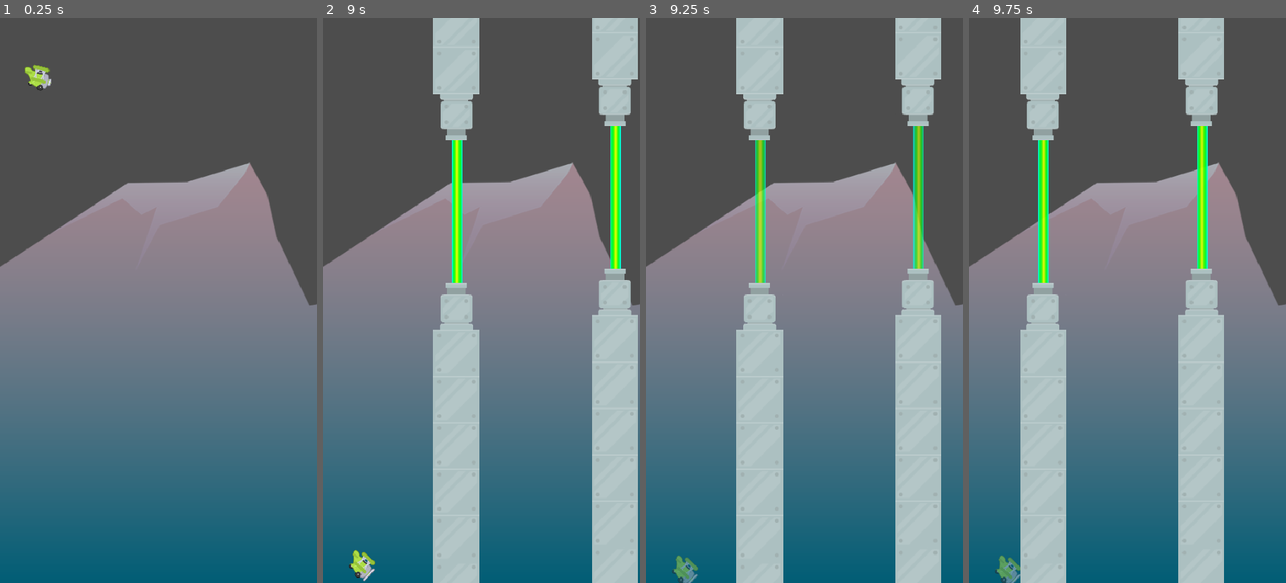
Above: before the commit, frames 1-4 (left to right).
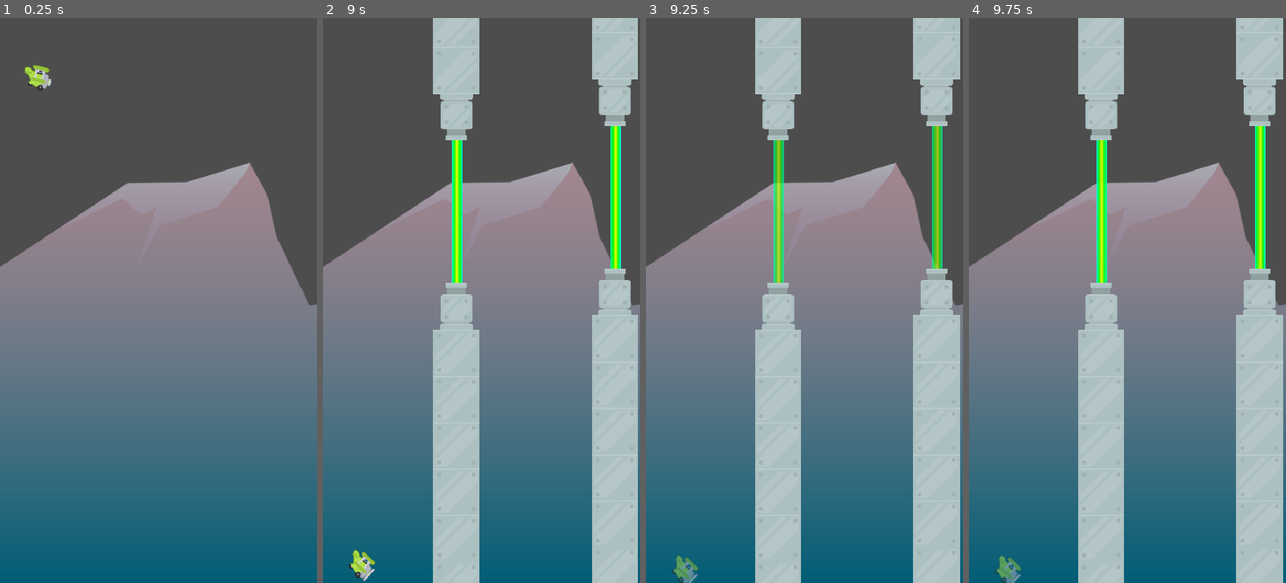
Above: after the commit, the same moments.

Repository: ligarius20fps/kurs-godot
Game: Godot game, scene res://Scenes/Game/Game.tscn
The game is run twice, just before and just after one commit, with the same random seed, the same clock (stepped at 60 frames per second) and the same inputs.
Inputs:
- Up to frame 1 (0.25 s): no input
- Up to frame 2 (9 s): tap Space (jump) at 0.77, 1.52, 3.02, 3.77, 4.52, 6.02, 6.77, 7.52 s
- Up to frame 3 (9.25 s): tap Space (jump) at 9.02 s
- Up to frame 4 (9.75 s): no input

Frames 1-2 are identical in both runs. In frame 3, 21% of the frame differs, in the area x 28-100%, y 0-100%; in frame 4, 43%, in the area x 16-100%, y 0-100%.

Commit message:
dźwięki

Diff:
--- a/tappy/Scenes/Game/Game.gd
+++ b/tappy/Scenes/Game/Game.gd
@@ -11,6 +11,9 @@
 @onready var pipes_holder: Node = $PipesHolder
 
 @onready var spawn_timer: Timer = $SpawnTimer
+#dźwięki
+@onready var game_over: AudioStreamPlayer = $GameOver
+
 
 # Called when the node enters the scene tree for the first time.
 func _ready() -> void:
@@ -34,3 +37,5 @@
 
 func freeze_all():
 	spawn_timer.stop()
+	get_tree().paused = true
+	game_over.play()
--- a/tappy/Scenes/Game/Game.tscn
+++ b/tappy/Scenes/Game/Game.tscn
@@ -1,9 +1,10 @@
-[gd_scene load_steps=5 format=3 uid="uid://cmvi8rt67bmrw"]
+[gd_scene load_steps=6 format=3 uid="uid://cmvi8rt67bmrw"]
 
 [ext_resource type="Texture2D" uid="uid://cxphm8tabphia" path="res://Assets/background/rocks_1.png" id="1_rdw05"]
 [ext_resource type="Script" uid="uid://dbqwyiyqccuoc" path="res://Scenes/Game/Game.gd" id="1_y3kpf"]
 [ext_resource type="PackedScene" uid="uid://c35thc8oy4kmx" path="res://Scenes/TappyPlane/TappyPlane.tscn" id="2_gwu2e"]
 [ext_resource type="PackedScene" uid="uid://bles33wu866yv" path="res://Scenes/Barrier/Barrier.tscn" id="3_xbxml"]
+[ext_resource type="AudioStream" uid="uid://wjnyhwhbyrd" path="res://Assets/audio/game_over.wav" id="5_y3kpf"]
 
 [node name="Game" type="Node"]
 script = ExtResource("1_y3kpf")
@@ -32,4 +33,7 @@
 wait_time = 2.0
 autostart = true
 
+[node name="GameOver" type="AudioStreamPlayer" parent="."]
+stream = ExtResource("5_y3kpf")
+
 [connection signal="timeout" from="SpawnTimer" to="." method="spawn_pipe"]
--- a/tappy/Scenes/Laser/Laser.tscn
+++ b/tappy/Scenes/Laser/Laser.tscn
@@ -43,6 +43,7 @@
 }
 
 [node name="Laser" type="Area2D"]
+process_mode = 3
 
 [node name="Laser2" type="Sprite2D" parent="."]
 scale = Vector2(1, 9)
--- a/tappy/Scenes/TappyPlane/TappyPlane.gd
+++ b/tappy/Scenes/TappyPlane/TappyPlane.gd
@@ -1,5 +1,7 @@
 class_name TappyPlane
 extends CharacterBody2D
+
+@onready var engine_sound: AudioStreamPlayer = $EngineSound
 
 signal plane_died
 
@@ -28,6 +30,8 @@
 	animated_sprite_2d.pause()
 	# fizyka się stopuje
 	set_physics_process(false)
+	# silnik przestaje warkotać
+	engine_sound.stop()
 	# nie żyje
 	alive = false
 	emit_signal("plane_died")
--- a/tappy/Scenes/TappyPlane/TappyPlane.tscn
+++ b/tappy/Scenes/TappyPlane/TappyPlane.tscn
@@ -1,7 +1,8 @@
-[gd_scene load_steps=8 format=3 uid="uid://c35thc8oy4kmx"]
+[gd_scene load_steps=9 format=3 uid="uid://c35thc8oy4kmx"]
 
 [ext_resource type="Texture2D" uid="uid://bk1weshdrxkh8" path="res://Assets/plane/planes_sheet.png" id="1_8tt1i"]
 [ext_resource type="Script" uid="uid://7bt0ps04c3ut" path="res://Scenes/TappyPlane/TappyPlane.gd" id="1_8wjqg"]
+[ext_resource type="AudioStream" uid="uid://dr4o5p8h56wd" path="res://Assets/audio/engine.mp3" id="3_kv6wn"]
 
 [sub_resource type="AtlasTexture" id="AtlasTexture_8tt1i"]
 atlas = ExtResource("1_8tt1i")
@@ -49,3 +50,9 @@
 [node name="CollisionShape2D" type="CollisionShape2D" parent="."]
 position = Vector2(3, 0)
 shape = SubResource("CircleShape2D_8tt1i")
+
+[node name="EngineSound" type="AudioStreamPlayer" parent="."]
+stream = ExtResource("3_kv6wn")
+volume_db = -10.0
+autoplay = true
+parameters/looping = true
